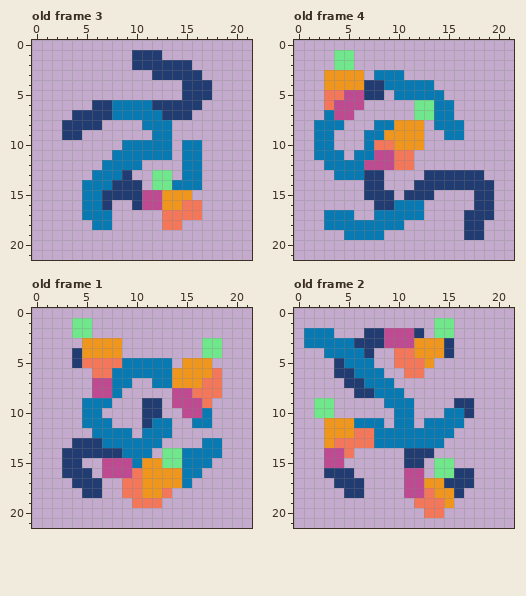
Pixel-art file: aseprite/bramble.aseprite. The first picture shows the starting point.
22x22 pixels, 4 frames. Shown: old frame 3, old frame 4, old frame 1, old frame 2.
After:
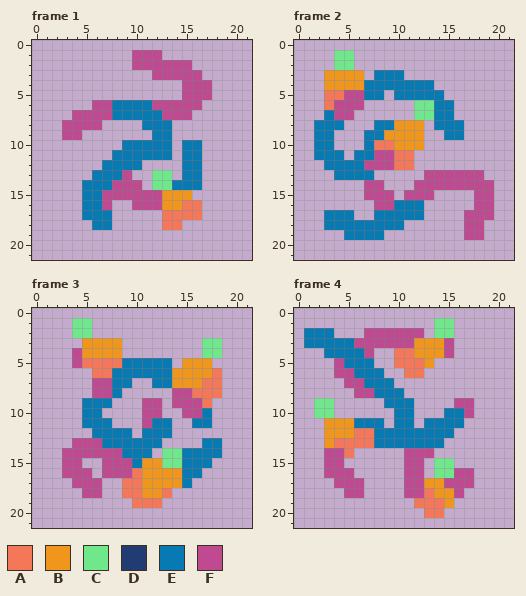
Palette (. is transparent): A #f57759  B #f0961d  C #6fe88c  D #213c72  E #077ab4  F #bf4a92
A new or re-ordered frame is compared with the old frame closest to it.
Changes in this commit:
frames re-ordered
--- frame 1 against old frame 3, layer "Layer 1"
@@ x 0..21 @@
  0 ......................
- 1 ..........DDD.........
- 2 ..........DDDDDD......
- 3 ............DDDDD.....
- 4 ...............DDD....
- 5 ...............DDD....
- 6 ......DDEEEEDDDDD.....
- 7 ....DDDDEEEEEDDD......
- 8 ...DDDD....EEE........
- 9 ...DD.......EE........
+ 1 ..........FFF.........
+ 2 ..........FFFFFF......
+ 3 ............FFFFF.....
+ 4 ...............FFF....
+ 5 ...............FFF....
+ 6 ......FFEEEEFFFFF.....
+ 7 ....FFFFEEEEEFFF......
+ 8 ...FFFF....EEE........
+ 9 ...FF.......EE........
 10 .........EEEEE.EE.....
@@ x 5..12 @@
 12 ..EEEE..
-13 .EEED..C
-14 EEEDDD.C
-15 EEDDDDFF
-16 EED..DFF
+13 .EEEF..C
+14 EEEFFF.C
+15 EEFFFFFF
+16 EEF..FFF
 17 EEE.....
--- frame 2 against old frame 4, layers "Layer 2", "Layer 1"
@@ x 5..10 @@
  3 BB.EEE
- 4 BBDDEE
- 5 FFDD.E
+ 4 BBEEEE
+ 5 FFEE.E
  6 FF....
@@ x 0..21 @@
 12 ...EEEEFFFAA..........
-13 ....EEEDD....DDDDDD...
-14 .......DD...DDDDDDDD..
-15 .......DDD.DDD....DD..
-16 ........DDEEE.....DD..
-17 ...EEE..EEEEE....DDD..
-18 ...EEEEEEEE......DD...
-19 .....EEEE........DD...
+13 ....EEEE.....FFFFFF...
+14 .......FF...FFFFFFFF..
+15 .......FFF.FFF....FF..
+16 ........FFEEE.....FF..
+17 ...EEE..EEEEE....FFF..
+18 ...EEEEEEEE......FF...
+19 .....EEEE........FF...
 20 ......................
--- frame 3 against old frame 1, layer "Layer 1"
@@ x 2..6 @@
  3 ...BB
- 4 ..DBB
- 5 ..DAA
+ 4 ..FBB
+ 5 ..FAA
  6 ....A
@@ x 1..14 @@
  8 .....FFE.....F
- 9 ....EEE...DD.F
-10 ....EE....DD..
-11 ....EEE...DEE.
+ 9 ....EEE...FF.F
+10 ....EE....FF..
+11 ....EEE...FEE.
 12 .....EEEE.EEE.
-13 ...DDDEEEEEE..
-14 ..DDDDDDEEE.CC
-15 ..DD..FFFEBBCC
-16 ..DDD.FFFABBBB
-17 ...DDD..AABBBB
-18 ....DD..AABBA.
+13 ...FFFEEEEEE..
+14 ..FFFFFFEEE.CC
+15 ..FF..FFFEBBCC
+16 ..FFF.FFFABBBB
+17 ...FFF..AABBBB
+18 ....FF..AABBA.
 19 .........AAA..
--- frame 4 against old frame 2, layer "Layer 1"
@@ x 0..21 @@
  1 ..............CC......
- 2 .EEE...DDFFFD.CC......
- 3 .EEEEEDDDFFFBBBD......
- 4 ...EEEED..AABBBD......
- 5 ....DEEE..AAAB........
- 6 ....DDEEE..AA.........
- 7 .....DDEEE............
- 8 ......DDEEE...........
- 9 ..CC.....EEE....DD....
-10 ..CC......EE...EED....
+ 2 .EEE...FFFFFF.CC......
+ 3 .EEEEEFFFFFFBBBF......
+ 4 ...EEEEF..AABBBF......
+ 5 ....FEEE..AAAB........
+ 6 ....FFEEE..AA.........
+ 7 .....FFEEE............
+ 8 ......FFEEE...........
+ 9 ..CC.....EEE....FF....
+10 ..CC......EE...EEF....
 11 ...BBBEEE.EE.EEEE.....
@@ x 0..21 @@
 13 ...BAAAAEEEEEEE.......
-14 ...FFA.....DDD........
-15 ...FF......DD.CC......
-16 ...DDD.....FF.CCDD....
-17 ....DDD....FFBBDDD....
-18 .....DD....FFABBD.....
+14 ...FFA.....FFF........
+15 ...FF......FF.CC......
+16 ...FFF.....FF.CCFF....
+17 ....FFF....FFBBFFF....
+18 .....FF....FFABBF.....
 19 ............AAAB......
Boxes around the changes in both pictures, in picture pixels (x1, y1, x2, y2):
changed: (62, 50, 212, 210)
changed: (364, 80, 384, 100)
changed: (364, 170, 494, 240)
changed: (72, 348, 82, 368)
changed: (62, 398, 162, 498)
changed: (334, 328, 384, 398)
changed: (414, 328, 454, 358)
changed: (324, 398, 474, 498)
